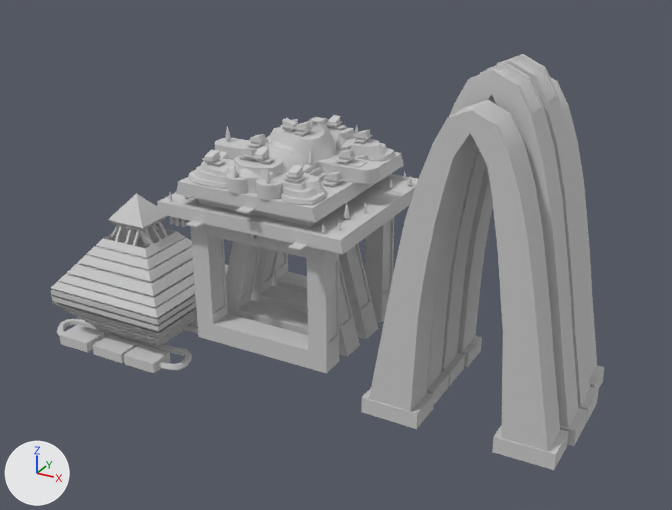
Renders of the FBX model objects3d/Arcology.fbx from each side of a commit.
Both versions are drawn from a camera (50 mm lens) standing at (28.7, -47.1, 28.7) and looking at (2.9, -0.1, 5.2). The axes (+X, +Y, +Z) are drawn at lower left. The lights are the same throughout. Where no turn or scale is listed for an object, it has been applied to the vertices.

Names of what the first picture shows: 'ArcologyHelipad003', 'Circle005', 'Line001', 'Rectangle004', 'Rectangle006'.
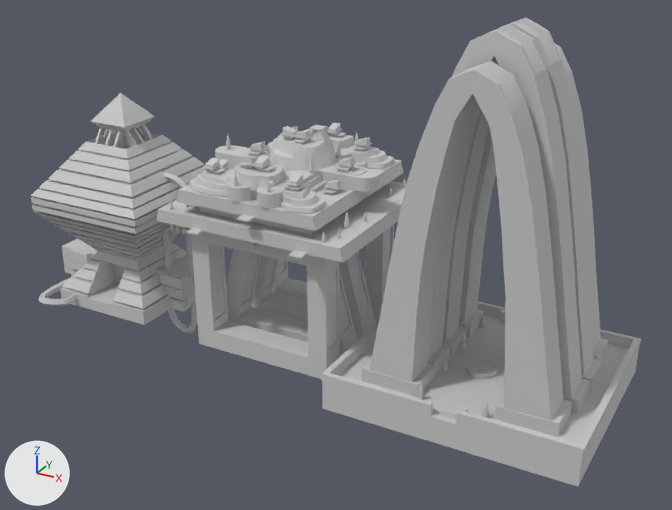
Pixel boxes (x1, y1, x2, y2) of what changed, in the pictures (672 x 510 px):
```json
{"object": "Line001", "change": "moved", "before": [361, 54, 604, 470], "after": [362, 18, 608, 437]}
{"object": "Rectangle004", "change": "moved", "before": [156, 115, 418, 374], "after": [156, 123, 406, 379]}
{"object": "StandAlone5", "change": "added", "after": [31, 93, 205, 333]}
{"object": "StandAlone4Sub1", "change": "added", "after": [321, 300, 641, 487]}
{"object": "Rectangle006", "change": "deleted", "before": [51, 193, 228, 373]}
{"object": "Circle005", "change": "deleted", "before": [200, 125, 388, 198]}
{"object": "Box001", "change": "added", "after": [62, 238, 194, 305]}
{"object": "ArcologyHelipad003", "change": "moved", "before": [309, 117, 327, 123], "after": [309, 125, 327, 131]}
```

Edits to the scene script, one JSON object a line:
```json
{"op": "add", "block": "me_mesh_007", "code": ["me_mesh_007 = bpy.data.meshes.new('Mesh.007')", "me_mesh_007.from_pydata(...)  # 414 vertices, 740 faces; spans x -7.6..7.6, y -6.6..6.6, z 0.0..3.7", "me_mesh_007.materials.append(mat_01___default)  # light grey #cacaca"]}
{"op": "add", "block": "me_mesh_006_1", "code": ["me_mesh_006_1 = bpy.data.meshes.new('Mesh.006')", "me_mesh_006_1.from_pydata(...)  # a box spanning x -5.71..5.71, y -1.13..1.13, z 0.59..2.71", "me_mesh_006_1.materials.append(mat_01___default)  # light grey #cacaca"]}
{"op": "add", "block": "me_mesh_005_1", "code": ["me_mesh_005_1 = bpy.data.meshes.new('Mesh.005')", "me_mesh_005_1.from_pydata(...)  # 992 vertices, 1916 faces; spans x -5.3..5.3, y -6.0..6.0, z -8.5..8.5", "me_mesh_005_1.materials.append(mat_01___default)  # light grey #cacaca"]}
{"op": "remove", "block": "ob_circle005", "code": ["ob_circle005 = bpy.data.objects.new('Circle005', me_mesh_004)", "ob_circle005.location = (1.87, 4.08, 10.7)"]}
{"op": "remove", "block": "ob_rectangle006", "code": ["ob_rectangle006 = bpy.data.objects.new('Rectangle006', me_mesh_006)", "ob_rectangle006.location = (-13.0, -0.1, -0.65)", "ob_rectangle006.rotation_euler = (0.0, 0.0, 3.142)  # degrees (0, 0, 180)", "ob_rectangle006.scale = (-0.0254, -0.0254, -0.0254)"]}
{"op": "set", "path": "ob_rectangle004.location", "old": "(-0.11, -1.39, 3.72)", "new": "(-0.11, -1.39, 3.21)"}
{"op": "set", "path": "ob_line001.location", "old": "(13.2, -1.3, -1.12)", "new": "(13.2, -1.3, 0.83)"}
{"op": "set", "path": "ob_arcologyhelipad003.location", "old": "(0.81, 1.3, 13.22)", "new": "(0.81, 1.3, 12.71)"}
{"op": "add", "block": "ob_standalone4sub1", "code": ["ob_standalone4sub1 = bpy.data.objects.new('StandAlone4Sub1', me_mesh_007)", "ob_standalone4sub1.location = (13.12, -0.01, -1.64)"]}
{"op": "add", "block": "ob_box001", "code": ["ob_box001 = bpy.data.objects.new('Box001', me_mesh_006_1)", "ob_box001.location = (-13.86, -0.21, -1.08)"]}
{"op": "add", "block": "ob_standalone5", "code": ["ob_standalone5 = bpy.data.objects.new('StandAlone5', me_mesh_005_1)", "ob_standalone5.location = (-13.32, -0.09, 5.17)"]}
```
